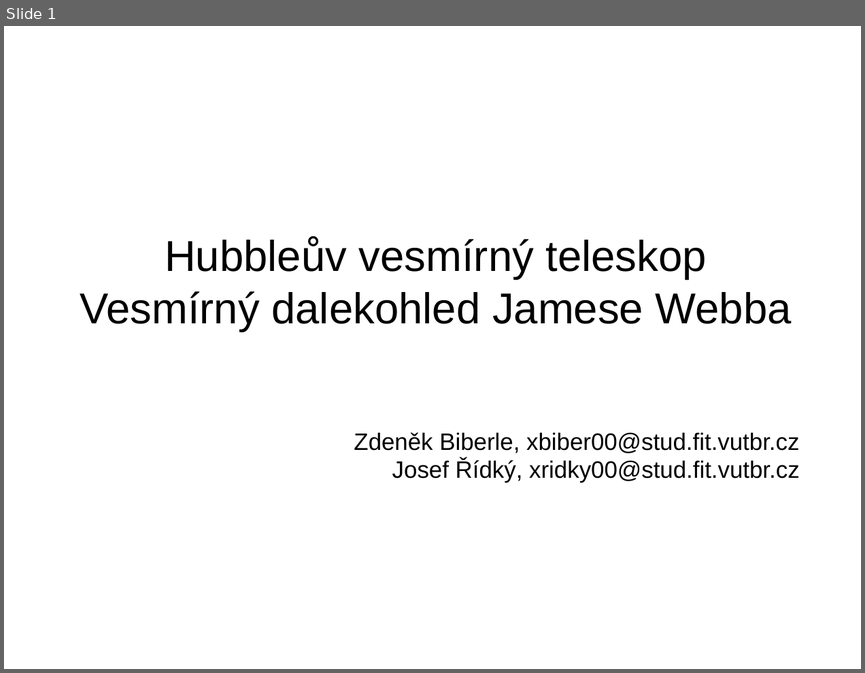
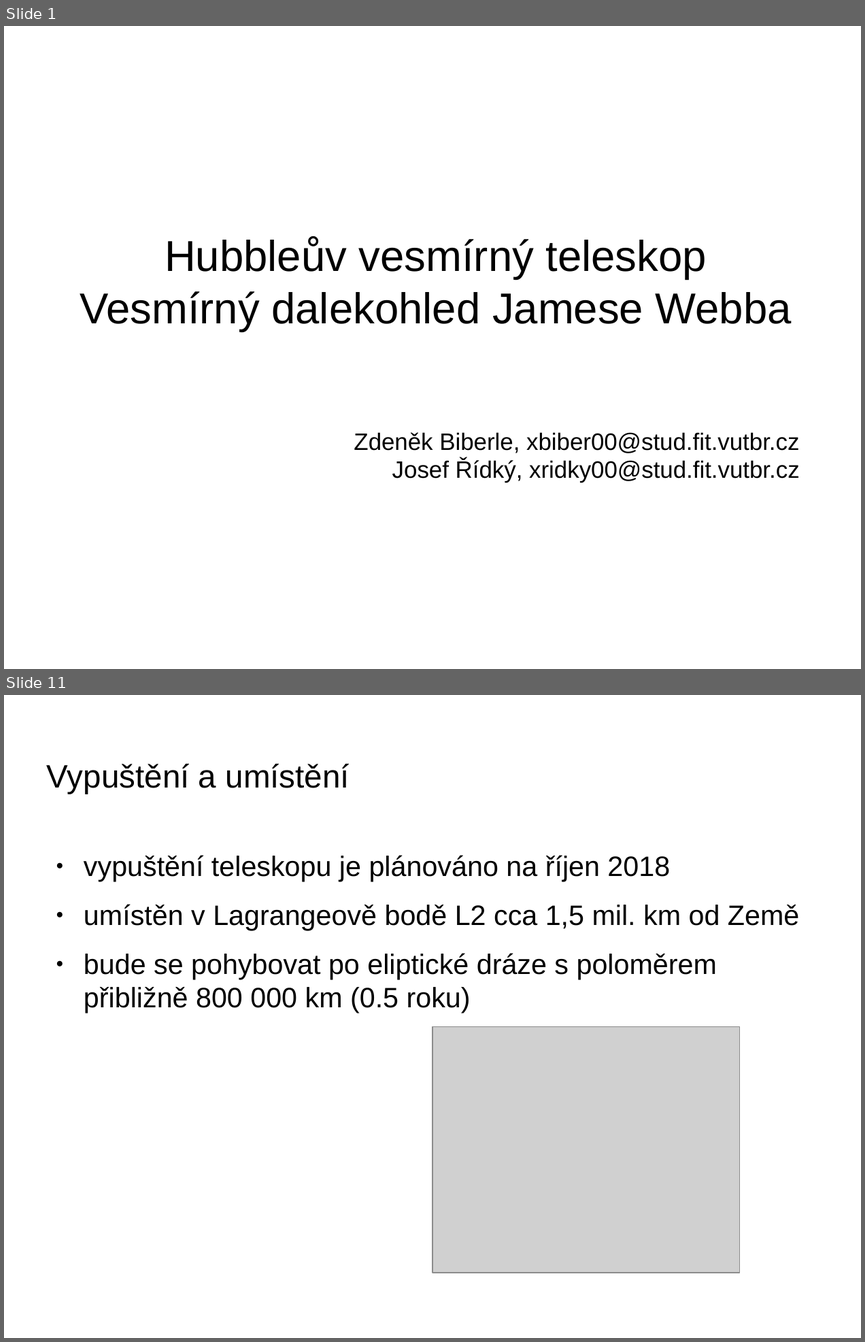
Before and after one commit to fast4shoot/FYO2015, a slide deck: slides/slides.odp. Shown one above the other, each under a label of ours: slide 1 before the commit, slides 1 and 11 after it; the slides between them are not shown. The pictures are 865x673 and 865x1342 pixels, drawn with LibreOffice and Linux fonts; fonts in the diff are those of the drawing; grey boxes stand for pictures; background and template pictures are left out. Boxes give left, top, right and bottom in pixels: in the first picture for what was removed or moved away, otherwise in the second. Text is boxed around its words. In the diff, an @@ line names an element or a change of style, - is before the commit and + after.

```diff
--- a/slides/slides.odp
+++ b/slides/slides.odp
@@ slide 11 added at bbox=[4, 695, 861, 1338], background picture (left out) @@
@@ title added at bbox=[47, 764, 349, 794], 30 pt, text #000000 @@
+Vypuštění a umístění
@@ text added at bbox=[84, 855, 799, 1013], 26 pt, text #000000 @@
+● vypuštění teleskopu je plánováno na říjen 2018
+● umístěn v Lagrangeově bodě L2 cca 1,5 mil. km od Země
+● bude se pohybovat po eliptické dráze s poloměrem přibližně 800 000 km (0.5 roku)
@@ picture added at bbox=[432, 1027, 740, 1273] @@
```
Also in this commit, not shown: 1 slide changed, 9 other slides added, 3 other files.
